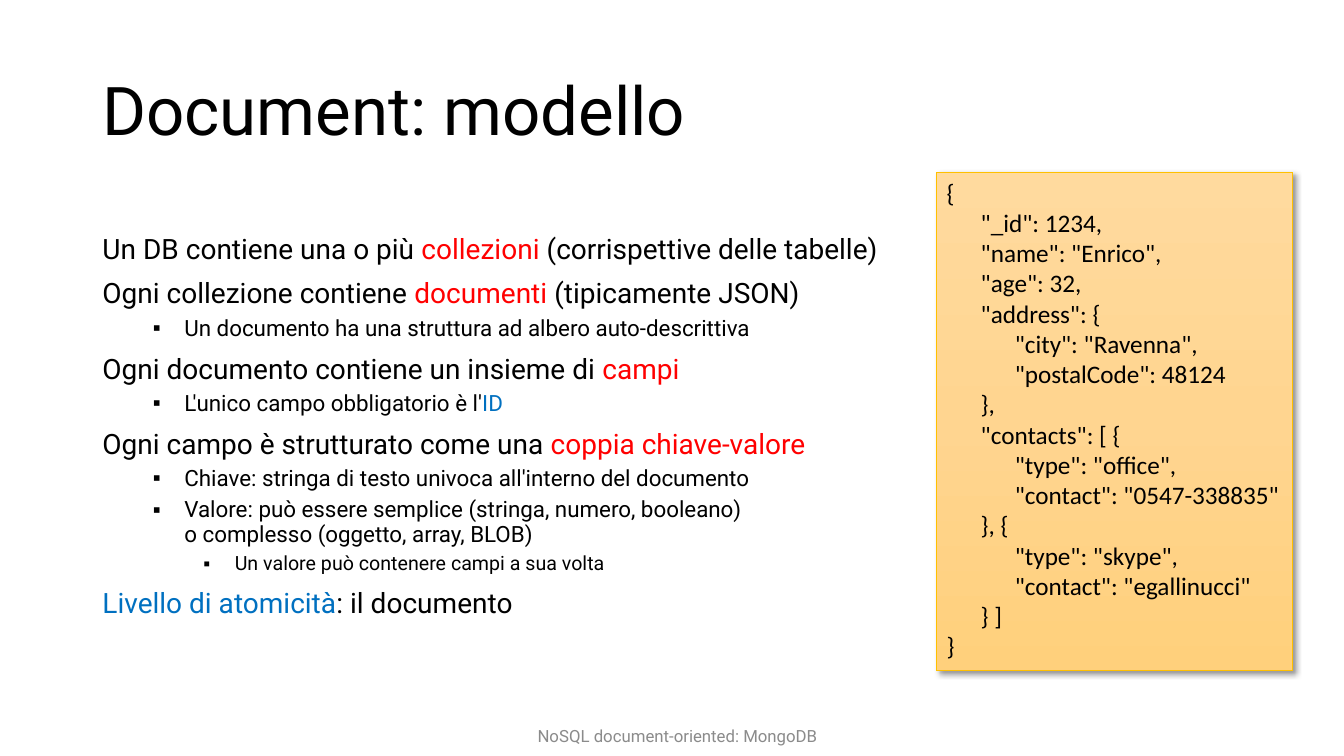
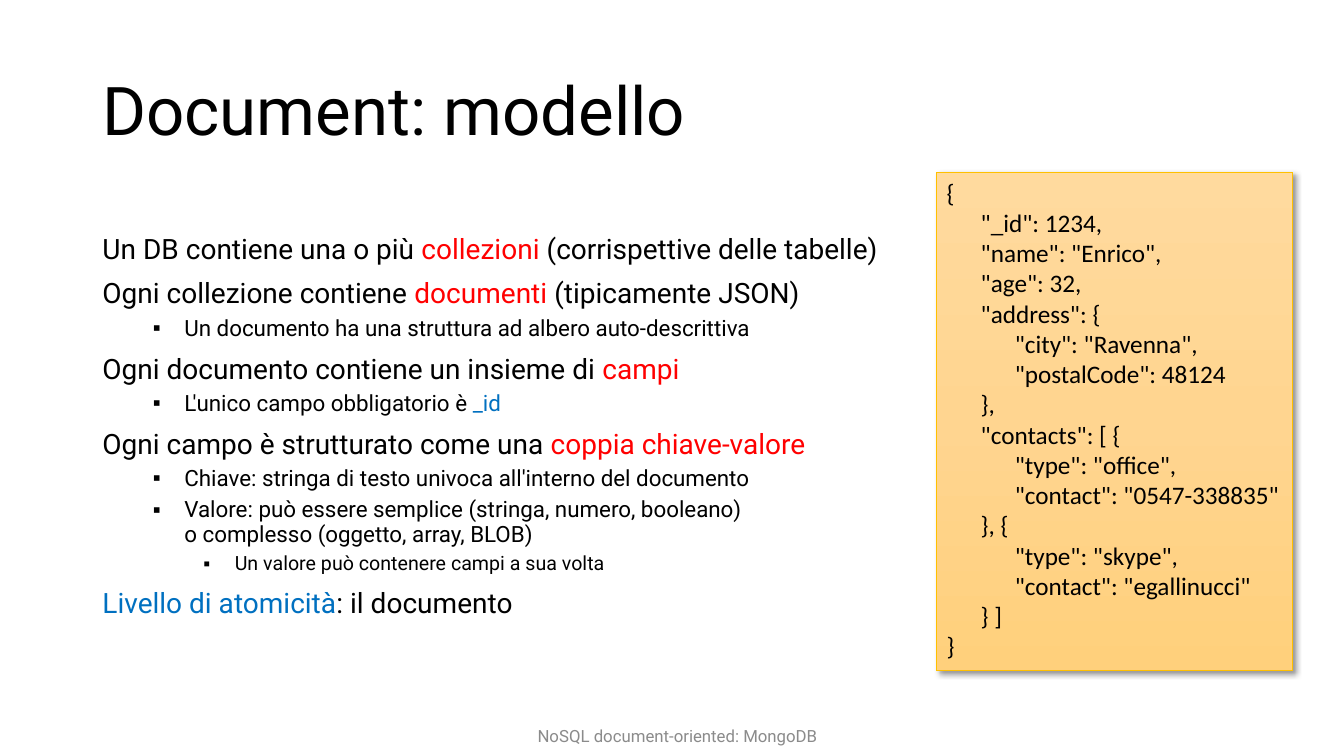
Before and after one commit to w4bo/teaching-seminario-nosql, a slide deck: slide 9 of slides/Document-based db.pptx. Drawn at 1344x756 pixels with LibreOffice and Linux fonts; fonts in the diff are those of the drawing. Boxes give left, top, right and bottom in pixels: in the first picture for what was removed or moved away, otherwise in the second. Text is boxed around its words. In the diff, an @@ line names an element or a change of style, - is before the commit and + after.

```diff
--- a/slides/Document-based db.pptx
+++ b/slides/Document-based db.pptx
@@ text at [184,394,501,416]: text changed @@
-  ▪ L'unico campo obbligatorio è l'ID
+  ▪ L'unico campo obbligatorio è _id
```
Also in this commit, not shown: 8 other slides changed.
